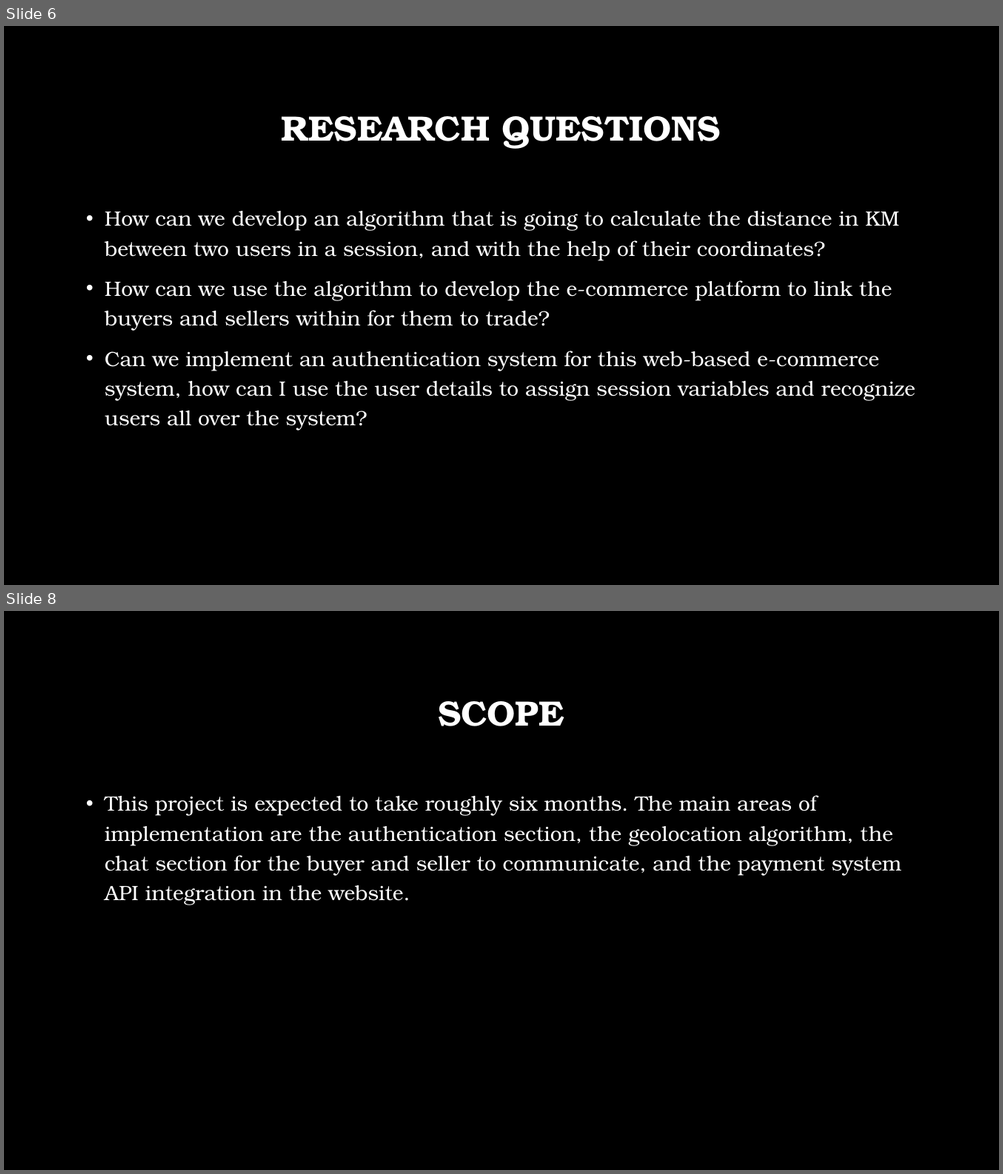
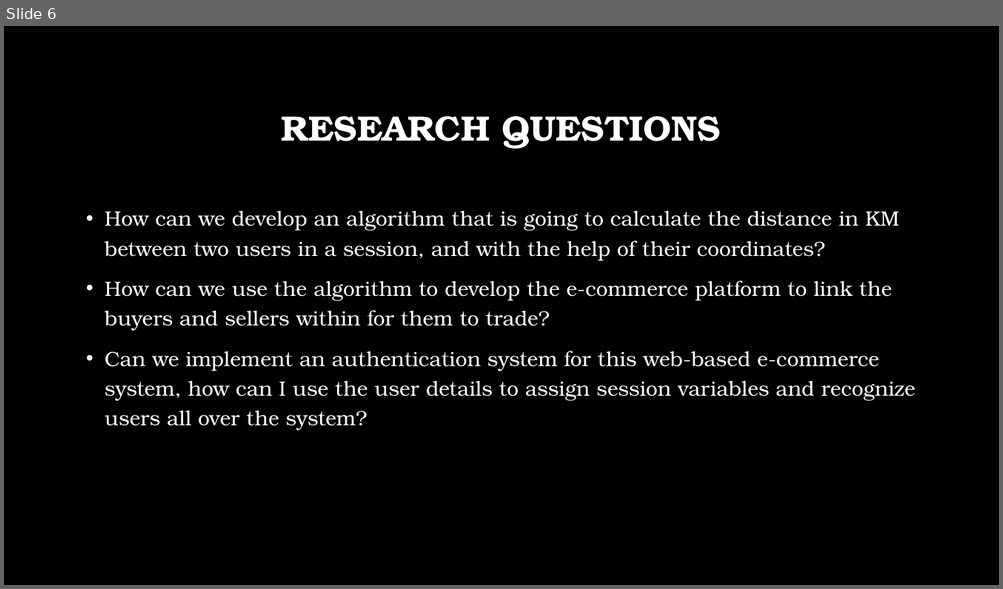
Before and after one commit to Lovestrant/Final-Year-Project, a slide deck: PROJECT DOCUMENTS/Powerpoint Presentation..pptx. Shown one above the other, each under a label of ours: slides 6 and 8 before the commit, slide 6 after it; the slides between them are not shown. The pictures are 1003x1174 and 1003x589 pixels, drawn with LibreOffice and Linux fonts; fonts in the diff are those of the drawing; background and template pictures are left out. Boxes give left, top, right and bottom in pixels: in the first picture for what was removed or moved away, otherwise in the second. Text is boxed around its words. In the diff, an @@ line names an element or a change of style, - is before the commit and + after.

```diff
--- a/PROJECT DOCUMENTS/Powerpoint Presentation..pptx
+++ b/PROJECT DOCUMENTS/Powerpoint Presentation..pptx
@@ slide 8 removed at [4,611,999,1170], background picture (left out) @@
@@ title removed at [438,701,563,726] @@
-SCOPE
@@ text removed at [105,795,902,906] @@
-• This project is expected to take roughly six months. The main areas of implementation are the authentication section, the geolocation algorithm, the chat section for the buyer and seller to communicate, and the payment system API integration in the website.
```
Also in this commit, not shown: 1 slide changed, 2 slides added, 1 other slide removed, 13 other files.
